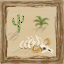
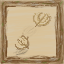
Comparing the layer stacks of the two 64px x 64px images. Changes:
renamed "Bush" to "Bush1", hid it over [31, 15, 50, 34]
showed "TumbleWeed2", painted on it over [13, 32, 31, 56]
showed "TumbleWeed1", painted on it over [21, 12, 52, 38]
hid "Skeleton" over [10, 35, 54, 56]
hid "Cactus" over [8, 14, 25, 43]
